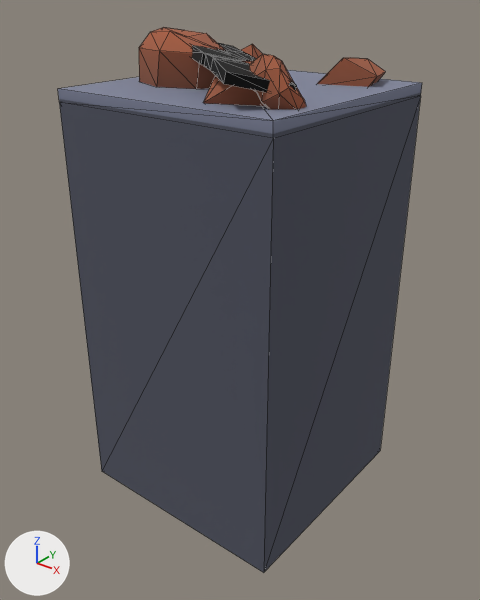
The glTF model assets/buildings/debris_0.glb: old version first, new version second.
One viewpoint serves both versions: a 50 mm camera at (1.66, -2.1, 0.43) aimed at (0.0, -0.04, -0.85). Lighting does not change. The marker at lower left points along +X, +Y and +Z. Mesh edges are drawn as thin lines. Vertices at the same position are counted once.

Objects in the first picture: 'pavement'.
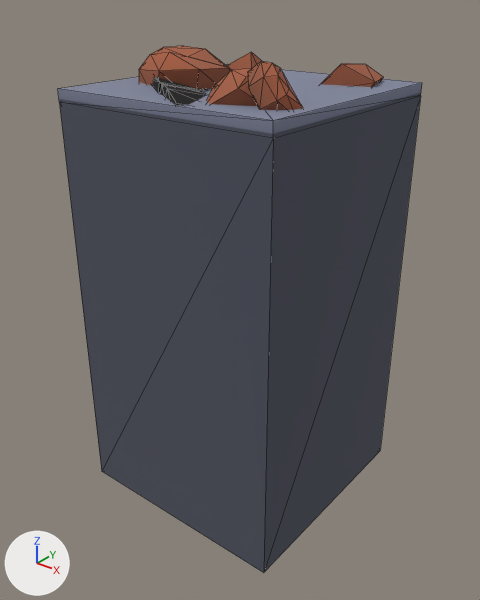
Commit message: make debris less debris

Location of each change, [x1, y1, x2, y2] in pixels of the pictures (480 x 600 px; the box of a moved part takes in the faces that stretch with it):
'pavement', reshaped: before [58, 27, 422, 573]; after [58, 46, 422, 573]
part 1 of me_pavement, moved or reshaped: before [139, 27, 225, 89]; after [139, 46, 231, 89]
part 2 of me_pavement, moved or reshaped: before [203, 61, 265, 106]; after [207, 69, 258, 106]
part 3 of me_pavement, moved or reshaped: before [317, 58, 385, 87]; after [321, 64, 384, 87]
part 4 of me_pavement, moved or reshaped: before [241, 44, 262, 58]; after [227, 52, 261, 70]
part 5 of me_pavement, moved or reshaped: before [249, 54, 306, 109]; after [248, 61, 302, 110]
part 6 of me_pavement, moved or reshaped: before [191, 43, 297, 92]; after [152, 76, 207, 105]

What the commit changed:
me_pavement has 155 vertices, 284 faces and spans x -0.5..0.5, y -0.5..0.5, z -1.77..0.25.
me_pavement is used by ob_pavement; location (0.0, 0.0, 0.0).
me_pavement part 1: the loose piece of 31 vertices spanning x -0.46..-0.02, y -0.26..0.18, z 0.03..0.25 is multiplied about its middle by the matrix ((0.987, 0.0, -0.038), (-0.001, 0.987, -0.047), (0.038, 0.047, 0.986)), then moved by (-0.01, 0.0, -0.06).
me_pavement part 2: the loose piece of 10 vertices spanning x 0.06..0.37, y -0.4..-0.14, z -0.06..0.17 is multiplied about its middle by the matrix ((0.996, 0.002, -0.023), (-0.001, 0.996, 0.004), (0.023, -0.004, 0.996)), then moved by (0.0, 0.0, -0.02).
me_pavement part 3: the loose piece of 10 vertices spanning x 0.13..0.42, y 0.21..0.45, z -0.05..0.15 is moved by (0.0, 0.0, -0.02).
me_pavement part 4: the loose piece of 10 vertices spanning x -0.33..-0.06, y 0.14..0.35, z -0.13..0.18 is moved by (0.0, 0.0, -0.03).
me_pavement part 5: the loose piece of 31 vertices spanning x 0.26..0.46, y -0.38..-0.18, z 0.01..0.21 is moved by (0.0, 0.0, -0.02).
me_pavement part 6: the loose piece of 51 vertices spanning x -0.34..0.44, y -0.48..0.22, z 0.08..0.22 is moved by (-0.2, -0.01, -0.11).
